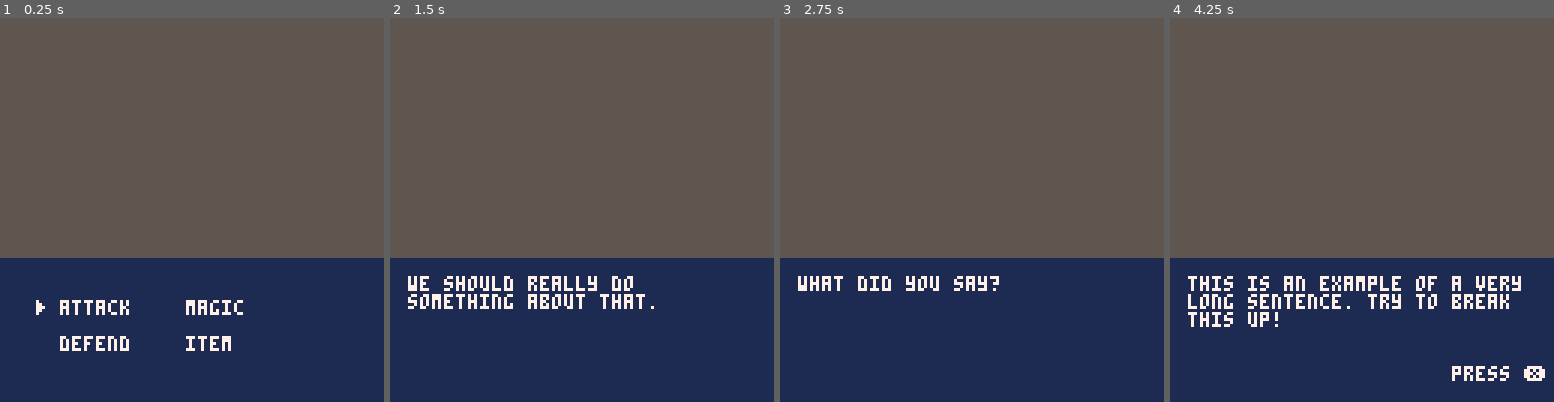
Above: before the commit, frames 1-4 (left to right).
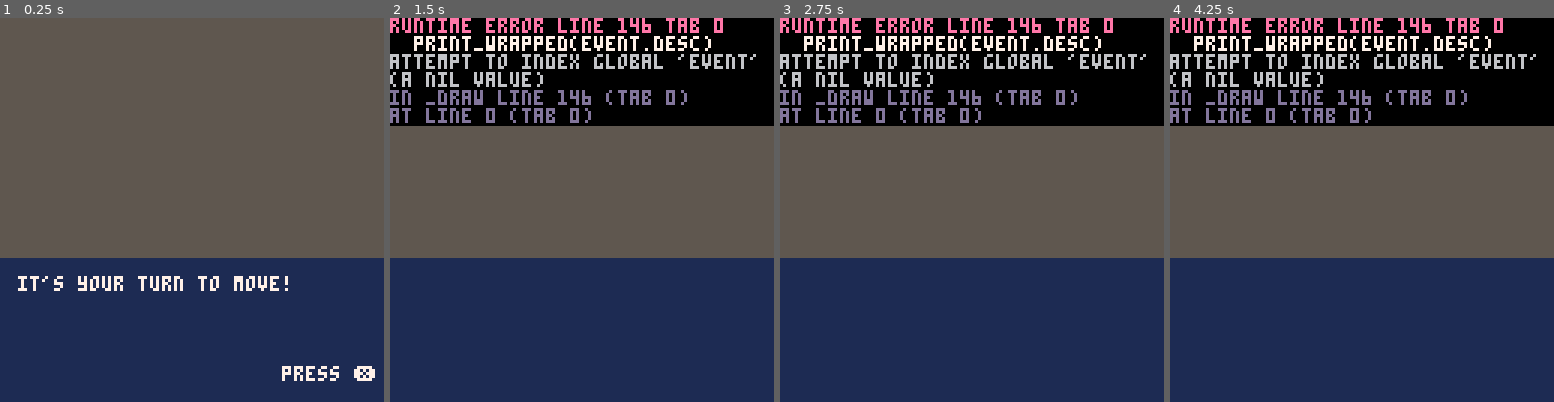
Above: after the commit, the same moments.

Repository: pixegami/wolfhunter
Game: PICO-8 cartridge moonshot.p8
Same seed, same stepped clock (60 frames per second), same inputs: the game is played once before the commit and once after it.
Inputs:
- Up to frame 1 (0.25 s): no input
- Up to frame 2 (1.5 s): tap X (X key) at 0.33, 1.07 s; tap O (Z key) at 0.7 s
- Up to frame 3 (2.75 s): hold Right 1.6-2.1 s; tap O (Z key) at 1.7, 2.1, 2.5 s; tap X (X key) at 1.85 s; hold Up 2.15-2.42 s; hold Right from 2.47 s (still down)
- Up to frame 4 (4.25 s): tap O (Z key) every 0.4 s from 2.9 to 4.1 s; tap X (X key) at 2.97, 4.08 s; release Right at 3.03 s; hold Left 3.08-3.58 s; hold Down 3.63-3.97 s; hold Right from 4.02 s (still down)

The runs differ from the first frame. In frame 1, 2.8% of the frame differs, in the area x 4-98%, y 67-95%; in frame 2, 30%; in frame 3, 29%; in frame 4, 32%, in the area x 0-100%, y 0-95%.
Error after the commit: runtime error line 146 tab 0; print_wrapped(event.desc); attempt to index global 'event' (a nil value)

Commit message:
Add basic sequencing system

Diff:
--- a/moonshot.p8
+++ b/moonshot.p8
@@ -21,6 +21,32 @@
  "we should really do something about that.",
  "what did you say?"
 }
+
+function new_event(desc)
+  -- Create an "event" object.
+  event = {
+    desc = desc,
+    e = nil
+  }
+  return event
+end
+
+-- create the event sequence object, we will use to manage our gameplay flow.
+event_sequence = {
+  current_event = new_event("it's your turn to move!")
+}
+
+event_sequence.next = function(this)
+ -- move sequence cursor to the next event.
+ this.current_event = this.current_event.next
+end
+
+event_sequence.add = function(this, e)
+ -- move sequence cursor to the next event.
+ this.current_event.next = e
+end
+
+event_sequence:add(new_event("this is how you do it"))
 
 function print_wrapped(text)
  line_arr = split(text," ")
@@ -100,34 +126,35 @@
  rectfill(0, narrator_box_y, 128, 128, 1)
 end
 
+
+
 -->8
 -- game loop
 
 function _update()
- f_count += 1
- if (btnp(5)) then
-  if (phase == "menu") then
-    phase = "info"
-  else
-    if (narrator_index < 3) then
-      narrator_index = narrator_index + 1
-    else
-      phase = "menu"
-      narrator_index = 1
-    end
+
+  f_count += 1
+  event = event_sequence.current_event
+
+  if (btnp(5)) then
+    event_sequence:next()
   end
- end
 end
 
 function _draw()
- cls(5)
- draw_narrator_box()
- if (phase == "menu") then
-    draw_menu()
-  else
-    print_wrapped(example_lines[narrator_index])
-    draw_caret()
-  end
+  cls(5)
+  draw_narrator_box()
+
+  -- Show the current event.
+  print_wrapped(event.desc)
+  draw_caret()
+
+  -- if (phase == "menu") then
+  --     draw_menu()
+  --   else
+  --     print_wrapped(example_lines[narrator_index])
+  --     draw_caret()
+  -- end
 end
 
 __gfx__
